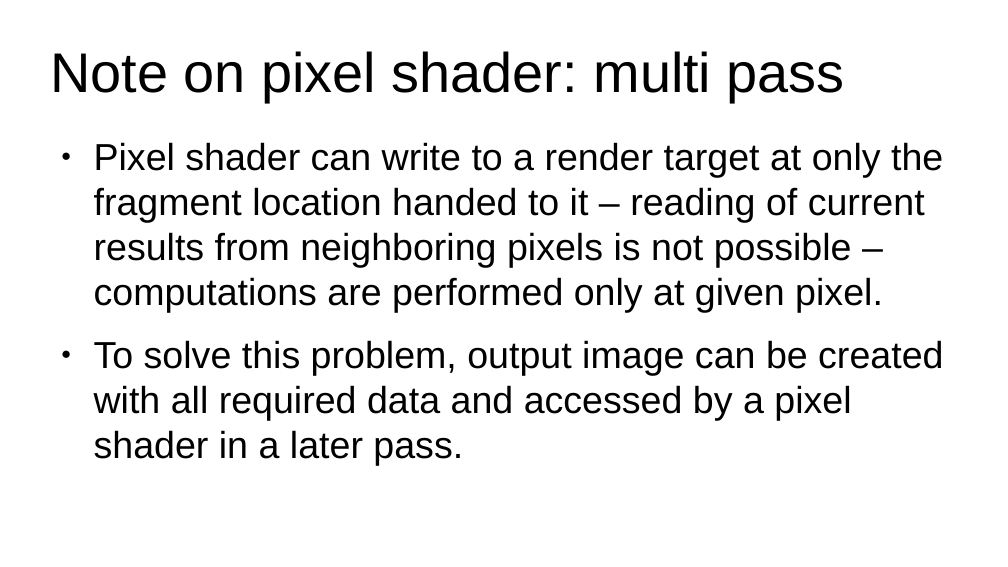
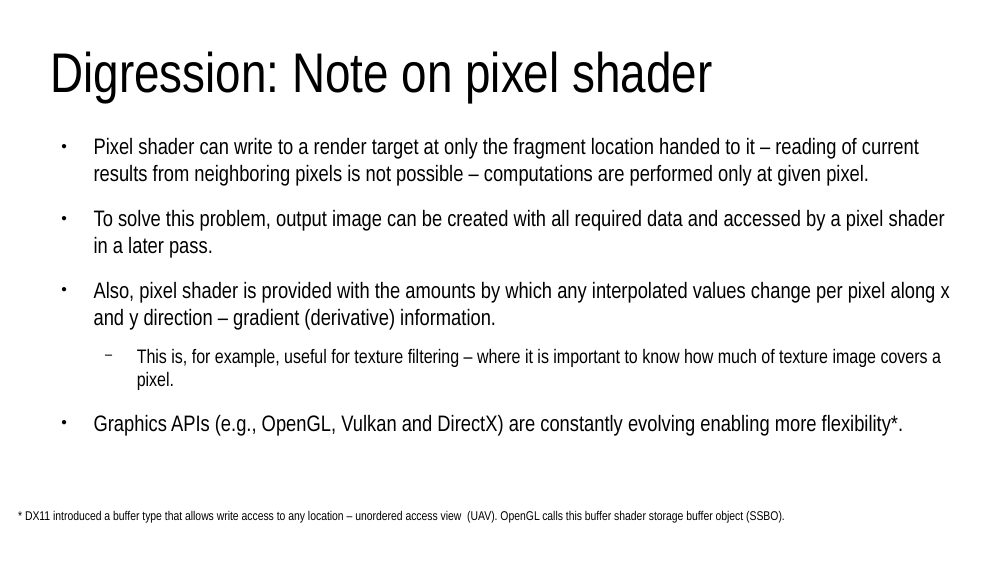
Before and after one commit to lorentzo/IntroductionToComputerGraphics, a slide deck: slide 47 of lectures/4_foundations_rendering/4_3_rasterization.odp (slide 39 before the commit). Drawn at 1008x567 pixels with LibreOffice and Linux fonts; fonts in the diff are those of the drawing. Boxes give left, top, right and bottom in pixels: in the first picture for what was removed or moved away, otherwise in the second. Text is boxed around its words. In the diff, an @@ line names an element or a change of style, - is before the commit and + after.

```diff
--- a/lectures/4_foundations_rendering/4_3_rasterization.odp
+++ b/lectures/4_foundations_rendering/4_3_rasterization.odp
@@ title at (x1=50, y1=51, x2=712, y2=102): text changed; font Arial to Arial Narrow @@
-Note on pixel shader: multi pass
+Digression: Note on pixel shader
@@ text at (x1=94, y1=137, x2=945, y2=258): size 29.6 to 17.6 pt, font Arial to Arial Narrow in "Pixel shader can write to a render ...", "To solve this problem, output image can ..." @@
@@ text at (x1=94, y1=281, x2=950, y2=436): paragraphs added @@
+● Also, pixel shader is provided with the amounts by which any interpolated values change per pixel along x and y direction – gradient (derivative) information.
+  − This is, for example, useful for texture filtering – where it is important to know how much of texture image covers a pixel.
+● Graphics APIs (e.g., OpenGL, Vulkan and DirectX) are constantly evolving enabling more flexibility*.
@@ text added at (x1=25, y1=510, x2=785, y2=522), 10 pt, text #000000 @@
+* DX11 introduced a buffer type that allows write access to any location – unordered access view (UAV). OpenGL calls this buffer shader storage buffer object (SSBO).
```
Also in this commit, not shown: 12 other slides changed, 10 slides added, 1 slide removed, 1 other file.
